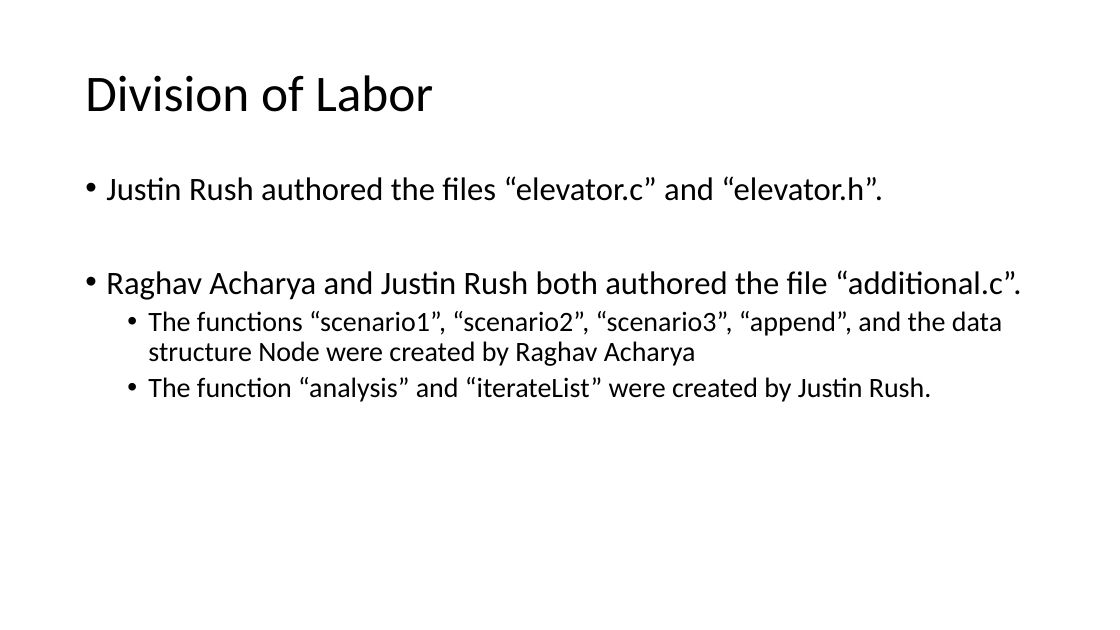
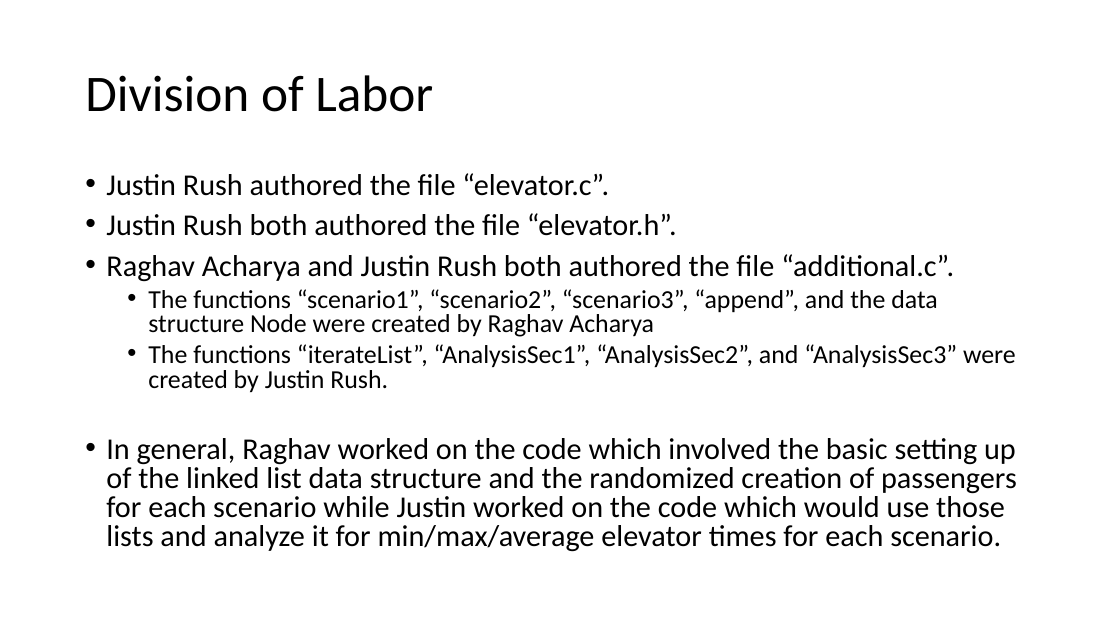
Before and after one commit to JustinRush80/cx4010_PA_1, a slide deck: slide 3 of slides.pptx (slide 2 before the commit). Drawn at 1120x630 pixels with LibreOffice and Linux fonts; fonts in the diff are those of the drawing. Boxes give left, top, right and bottom in pixels: in the first picture for what was removed or moved away, otherwise in the second. Text is boxed around its words. In the diff, an @@ line names an element or a change of style, - is before the commit and + after.

```diff
--- a/slides.pptx
+++ b/slides.pptx
@@ text at box(106, 173, 677, 236): text changed; size 28 to 25.9 pt @@
-• Justin Rush authored the files “elevator.c” and “elevator.h”.
+• Justin Rush authored the file “elevator.c”.
+• Justin Rush both authored the file “elevator.h”.
@@ text at box(106, 254, 954, 337): size 28 to 25.9 pt in "Raghav Acharya and Justin Rush both authored ..."; size 24 to 22.2 pt in "The functions “scenario1”, “scenario2”, “scenario3”, “append ..."; line spacing 0.9 to 0.8 @@
@@ text at box(106, 344, 1017, 552): text changed; size 24 to 25.9 pt @@
-  • The function “analysis” and “iterateList” were created by Justin Rush.
+  • The functions “iterateList”, “AnalysisSec1”, “AnalysisSec2”, and “AnalysisSec3” were created by Justin Rush.
+• In general, Raghav worked on the code which involved the basic setting up of the linked list data structure and the randomized creation of passengers for each scenario while Justin worked on the code which would use those lists and analyze it for min/max/average elevator times for each scenario.
```
Also in this commit, not shown: 1 other slide changed, 3 slides added.
